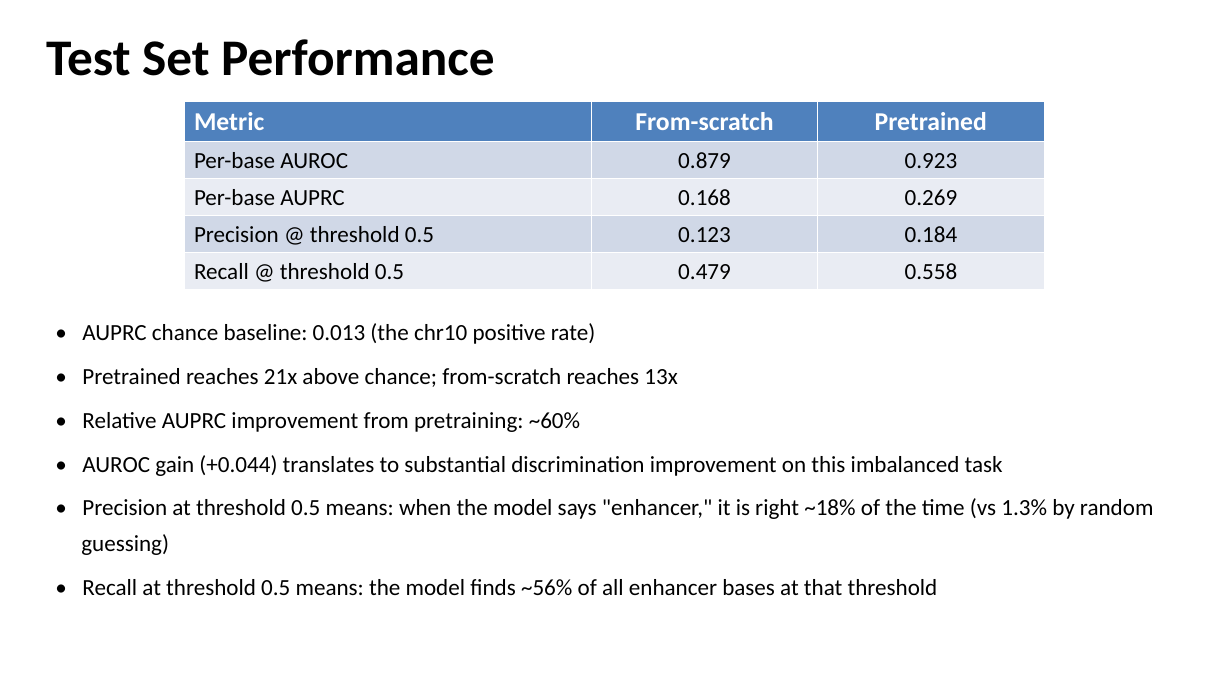
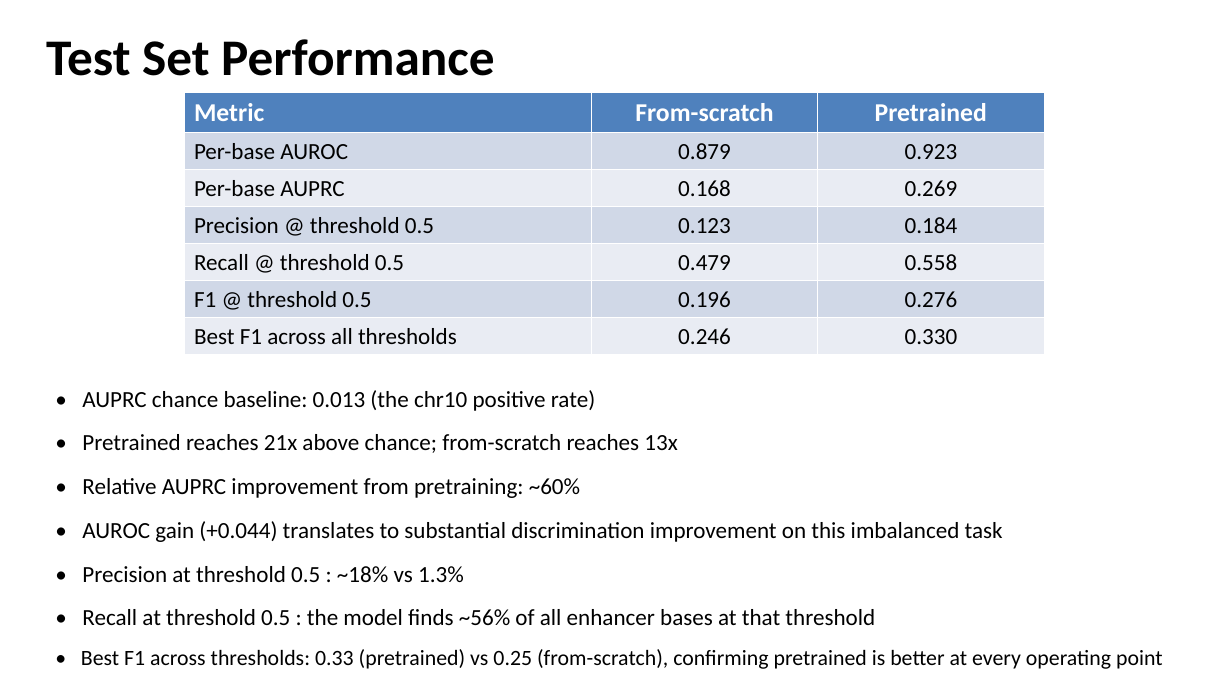
Before and after one commit to hahu1013/enhancer_prediction_k562, a slide deck: slide 8 of slides/K562_enhancer_prediction.pptx. Drawn at 1232x693 pixels with LibreOffice and Linux fonts; fonts in the diff are those of the drawing. Boxes give left, top, right and bottom in pixels: in the first picture for what was removed or moved away, otherwise in the second. Text is boxed around its words. In the diff, an @@ line names an element or a change of style, - is before the commit and + after.

```diff
--- a/slides/K562_enhancer_prediction.pptx
+++ b/slides/K562_enhancer_prediction.pptx
@@ table at [185,92,1044,354] @@
+row 6: F1 @ threshold 0.5 | 0.196 | 0.276
+row 7: Best F1 across all thresholds | 0.246 | 0.330
@@ table: place and size @@
-table at [185,102,1044,289]
+table at [185,92,1044,354]
@@ text "• AUPRC chance baseline: 0.013 ...": place and size @@
-text "• AUPRC chance baseline: 0.013 ..." at [81,323,1153,595]
+text "• AUPRC chance baseline: 0.013 ..." at [81,390,1163,669]
@@ text at [81,566,1163,669]: text changed; size 18 to 17 pt @@
-• Precision at threshold 0.5 means: when the model says "enhancer," it is right ~18% of the time (vs 1.3% by random
-guessing)
-• Recall at threshold 0.5 means: the model finds ~56% of all enhancer bases at that threshold
+• Precision at threshold 0.5 : ~18% vs 1.3%
+• Recall at threshold 0.5 : the model finds ~56% of all enhancer bases at that threshold
+• Best F1 across thresholds: 0.33 (pretrained) vs 0.25 (from-scratch), confirming pretrained is better at every operating point
```
Also in this commit, not shown: 6 other slides changed.
